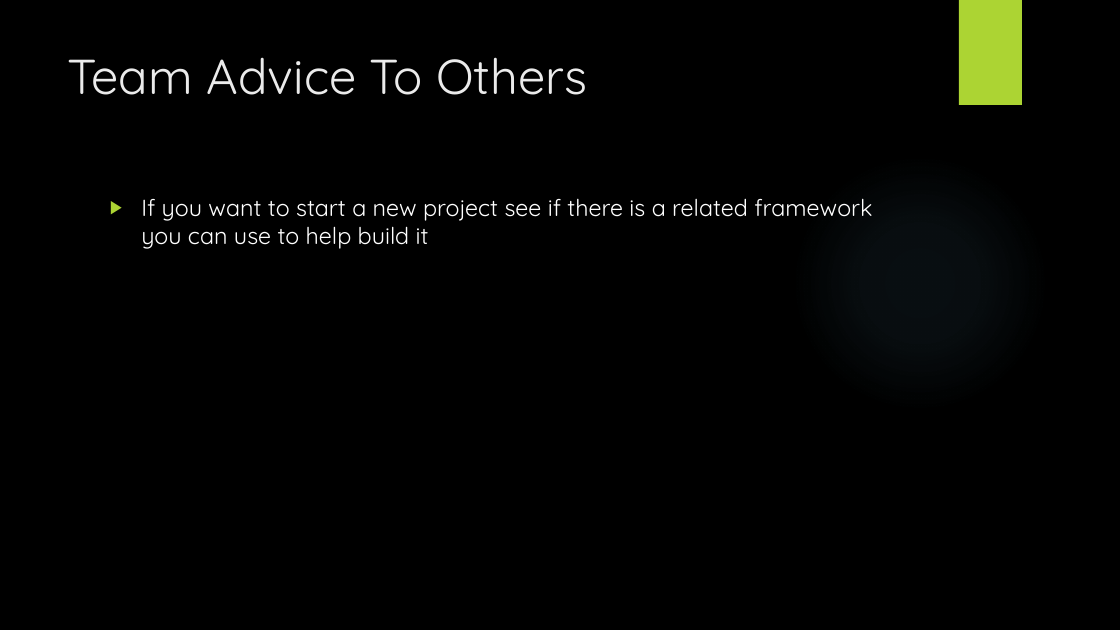
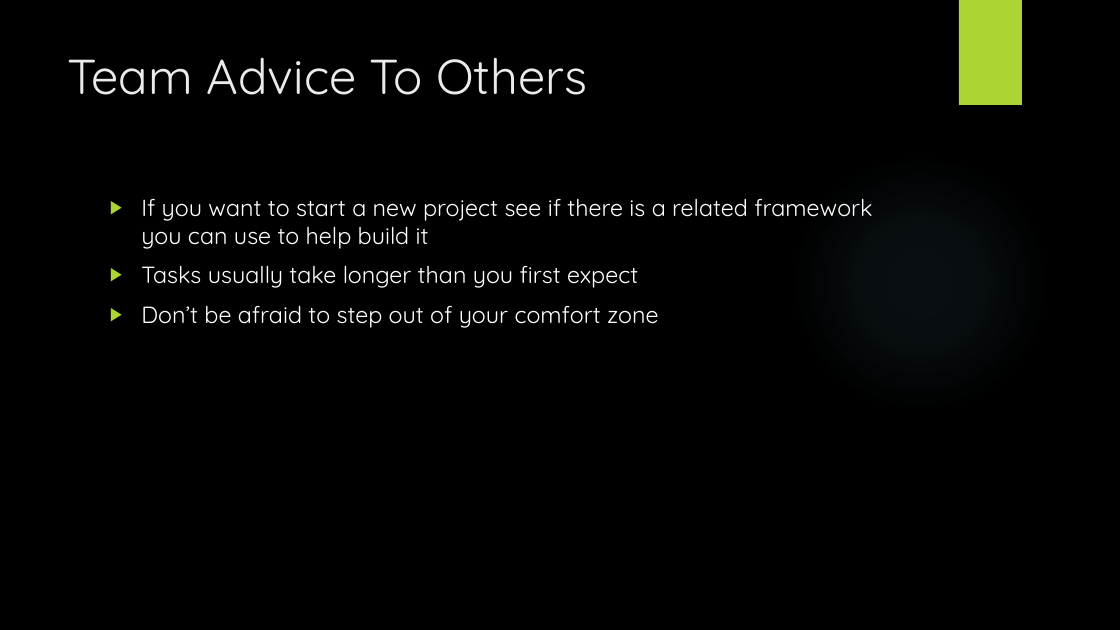
Before and after one commit to TheBrokenTheory/CapstoneProject2019, a slide deck: slide 13 of Documentation/BetaPresentation.pptx. Drawn at 1120x630 pixels with LibreOffice and Linux fonts; fonts in the diff are those of the drawing; background and template pictures are left out. Boxes give left, top, right and bottom in pixels: in the first picture for what was removed or moved away, otherwise in the second. Text is boxed around its words. In the diff, an @@ line names an element or a change of style, - is before the commit and + after.

```diff
--- a/Documentation/BetaPresentation.pptx
+++ b/Documentation/BetaPresentation.pptx
@@ text at <box>141,265,658,328</box>: paragraphs added @@
+▶ Tasks usually take longer than you first expect
+▶ Don’t be afraid to step out of your comfort zone
```
Also in this commit, not shown: 3 other slides changed.
